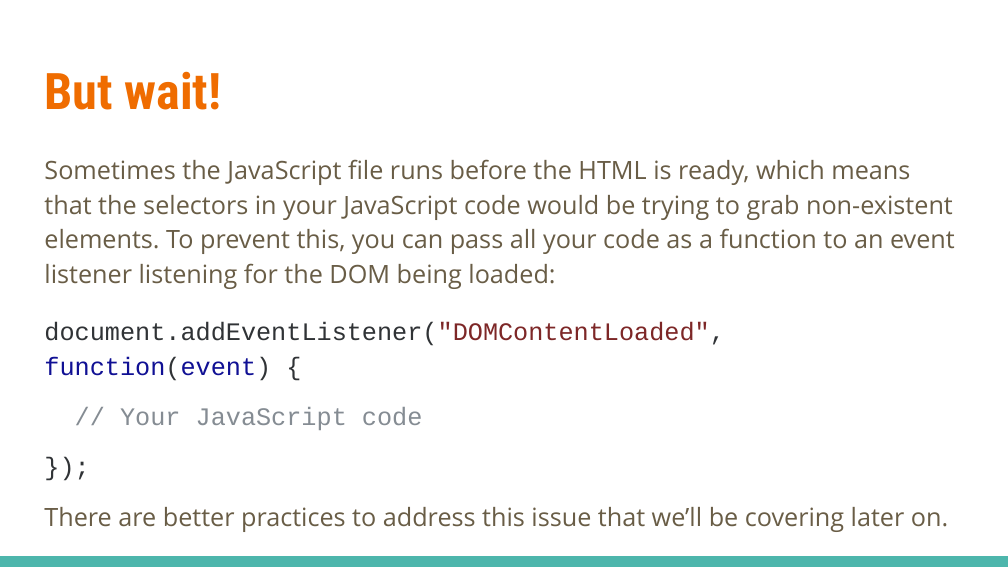
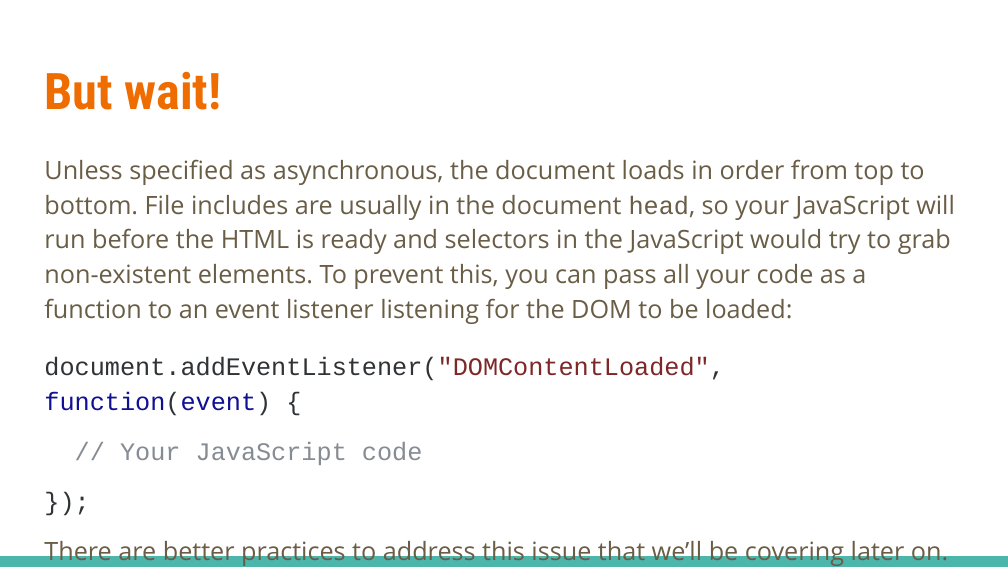
Before and after one commit to linkedin/high-school-trainee, a slide deck: slide 8 of Week_2/Lectures/2.2_JavaScript_Interacting_with_HTML.pptx. Drawn at 1008x567 pixels with LibreOffice and Linux fonts; fonts in the diff are those of the drawing. Boxes give left, top, right and bottom in pixels: in the first picture for what was removed or moved away, otherwise in the second. Text is boxed around its words. In the diff, an @@ line names an element or a change of style, - is before the commit and + after.

```diff
--- a/Week_2/Lectures/2.2_JavaScript_Interacting_with_HTML.pptx
+++ b/Week_2/Lectures/2.2_JavaScript_Interacting_with_HTML.pptx
@@ text at (44,159,955,324): text changed @@
-Sometimes the JavaScript file runs before the HTML is ready, which means that the selectors in your JavaScript code would be trying to grab non-existent elements. To prevent this, you can pass all your code as a function to an event listener listening for the DOM being loaded:
+Unless specified as asynchronous, the document loads in order from top to bottom. File includes are usually in the document head, so your JavaScript will run before the HTML is ready and selectors in the JavaScript would try to grab non-existent elements. To prevent this, you can pass all your code as a function to an event listener listening for the DOM to be loaded:
```
Also in this commit, not shown: 11 other slides changed, 16 other files.
